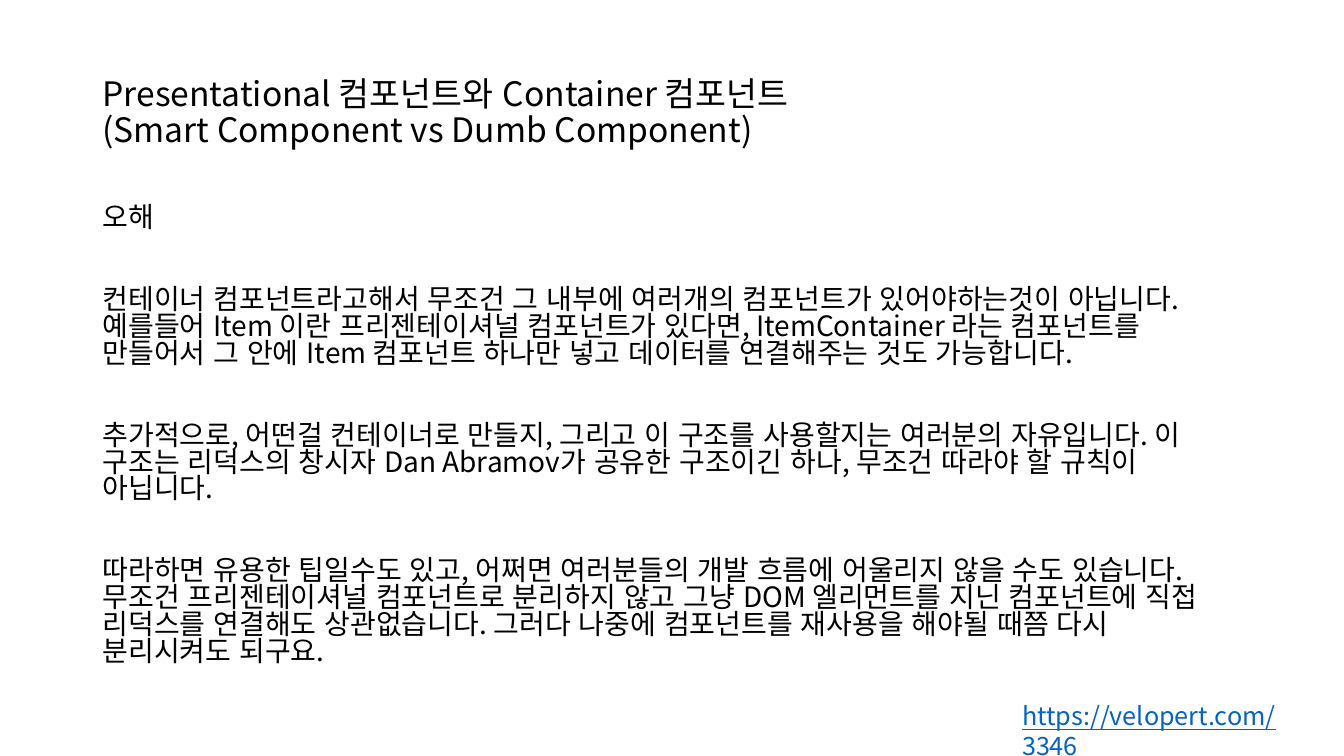
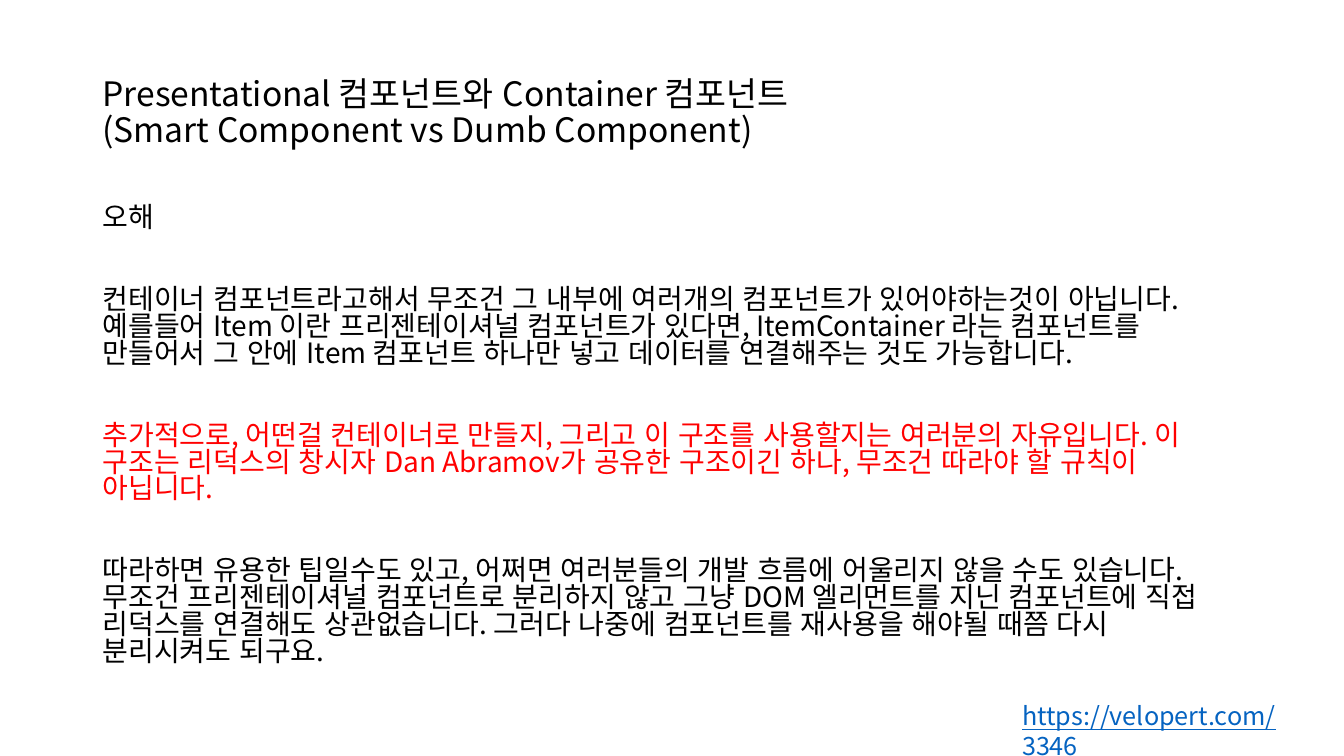
Before and after one commit to ctrl-z-won/Dev-Log, a slide deck: slide 23 of react/ctrlz6-0417.pptx. Drawn at 1344x756 pixels with LibreOffice and Linux fonts; fonts in the diff are those of the drawing. Boxes give left, top, right and bottom in pixels: in the first picture for what was removed or moved away, otherwise in the second. Text is boxed around its words. In the diff, an @@ line names an element or a change of style, - is before the commit and + after.

```diff
--- a/react/ctrlz6-0417.pptx
+++ b/react/ctrlz6-0417.pptx
@@ text at bbox=[102, 421, 1181, 501]: text colour #000000 to #FF0000 in "추가적으로, 어떤걸 컨테이너로 만들지, 그리고 이 구조를 ..." @@
```
Also in this commit, not shown: 3 other slides changed, 3 other files.
